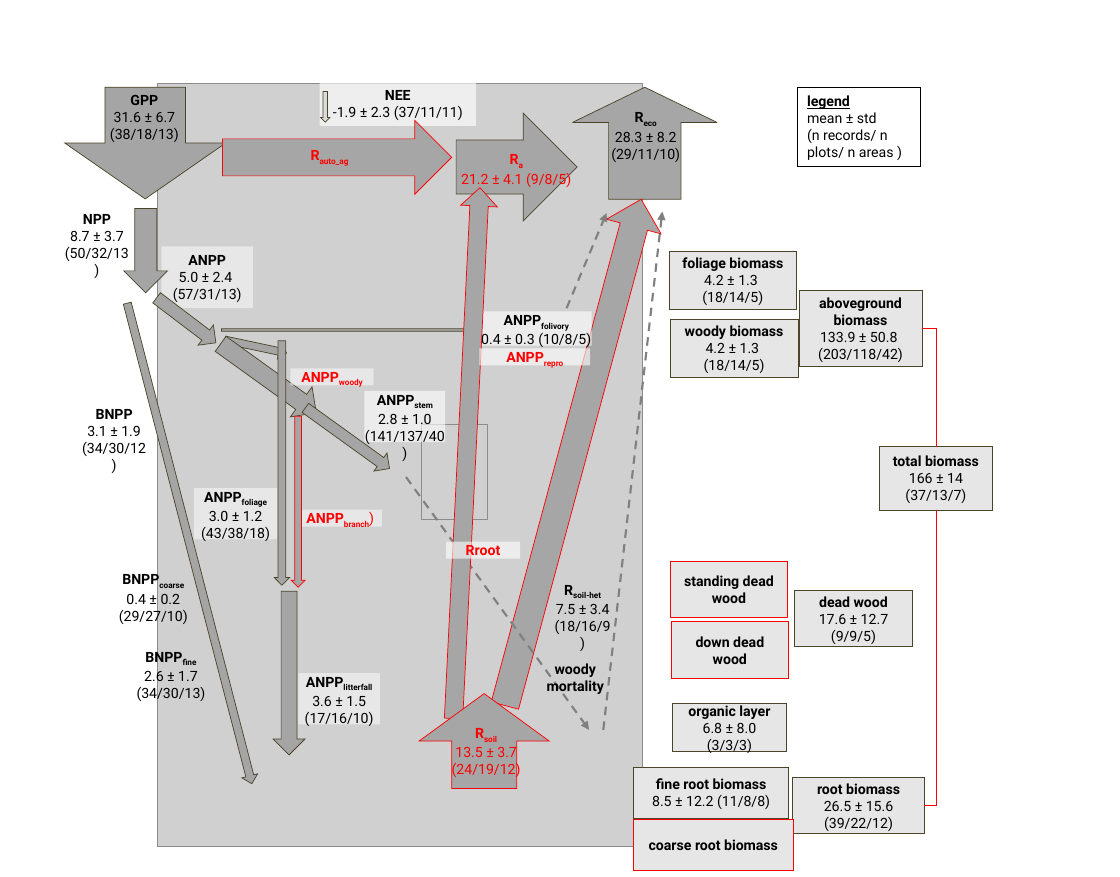
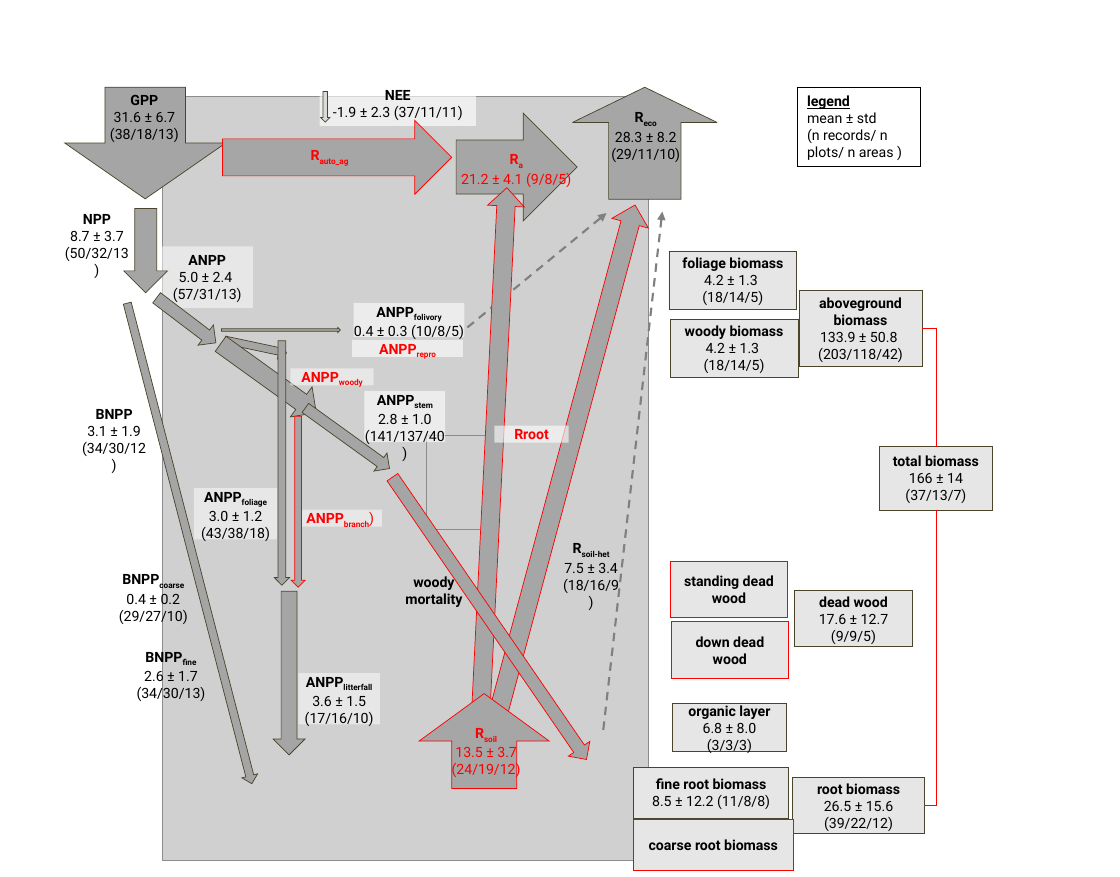
Before and after one commit to forc-db/ForC, a slide deck: slide 1 of figures/C_cycle_diagrams/rough_draft_C_cycle_diagram.pptx. Drawn at 1120x877 pixels with LibreOffice and Linux fonts; fonts in the diff are those of the drawing; grey boxes stand for pictures. Boxes give left, top, right and bottom in pixels: in the first picture for what was removed or moved away, otherwise in the second. Text is boxed around its words. In the diff, an @@ line names an element or a change of style, - is before the commit and + after.

Commit message:
updated draft diagram

```diff
--- a/figures/C_cycle_diagrams/rough_draft_C_cycle_diagram.pptx
+++ b/figures/C_cycle_diagrams/rough_draft_C_cycle_diagram.pptx
@@ picture: place and size @@
-picture at box(157, 83, 642, 847)
+picture at box(163, 97, 649, 860)
@@ down arrow: place and size @@
-down arrow at box(435, 187, 498, 719)
+down arrow at box(462, 187, 526, 719)
@@ down arrow: place and size @@
-down arrow at box(477, 192, 668, 713)
+down arrow at box(480, 200, 653, 716)
@@ arrow moved from (566, 309) - (607, 213) to (467, 328) - (607, 213) @@
@@ down arrow: place and size @@
-down arrow at box(221, 327, 476, 332)
+down arrow at box(221, 328, 340, 333)
@@ rectangle "ANPPfolivory": place and size @@
-rectangle "ANPPfolivory" at box(481, 312, 592, 346)
+rectangle "ANPPfolivory" at box(353, 302, 464, 337)
@@ rectangle "ANPPrepro": place and size @@
-rectangle "ANPPrepro" at box(480, 348, 591, 366)
+rectangle "ANPPrepro" at box(352, 340, 463, 357)
@@ picture: place and size @@
-picture at box(422, 425, 488, 519)
+picture at box(427, 435, 493, 529)
@@ rectangle "Rroot": place and size @@
-rectangle "Rroot" at box(446, 542, 520, 559)
+rectangle "Rroot" at box(495, 426, 569, 443)
@@ down arrow added at box(382, 470, 598, 767), fill #A5A5A5, outline #FF0000 0.5 pt @@
@@ arrow removed from (406, 478) to (590, 730) @@
@@ text "Rsoil-het": place and size @@
-text "Rsoil-het" at box(555, 592, 611, 634)
+text "Rsoil-het" at box(563, 551, 619, 594)
@@ text "woody mortality": place and size @@
-text "woody mortality" at box(547, 663, 604, 696)
+text "woody mortality" at box(405, 573, 462, 607)
```
